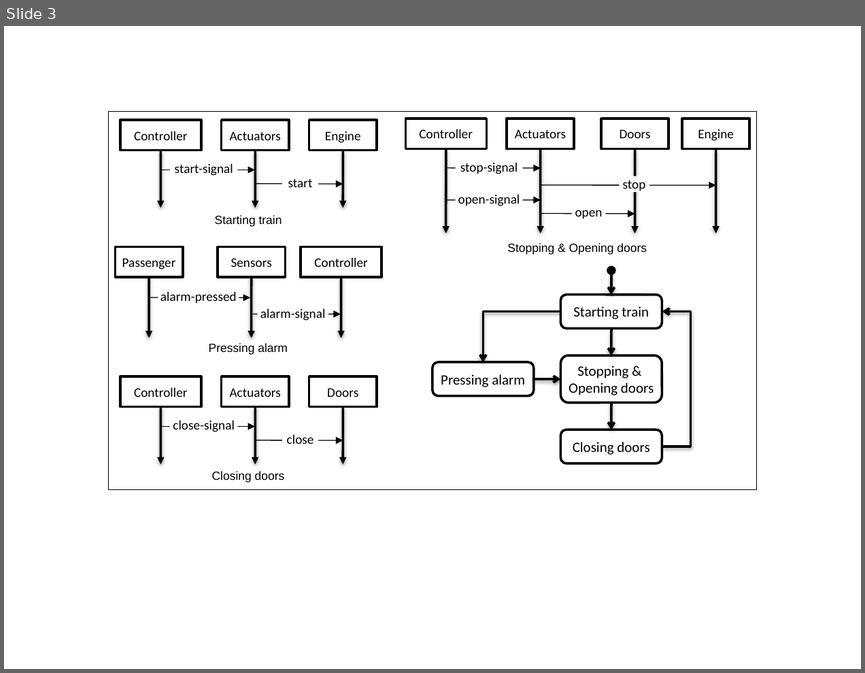
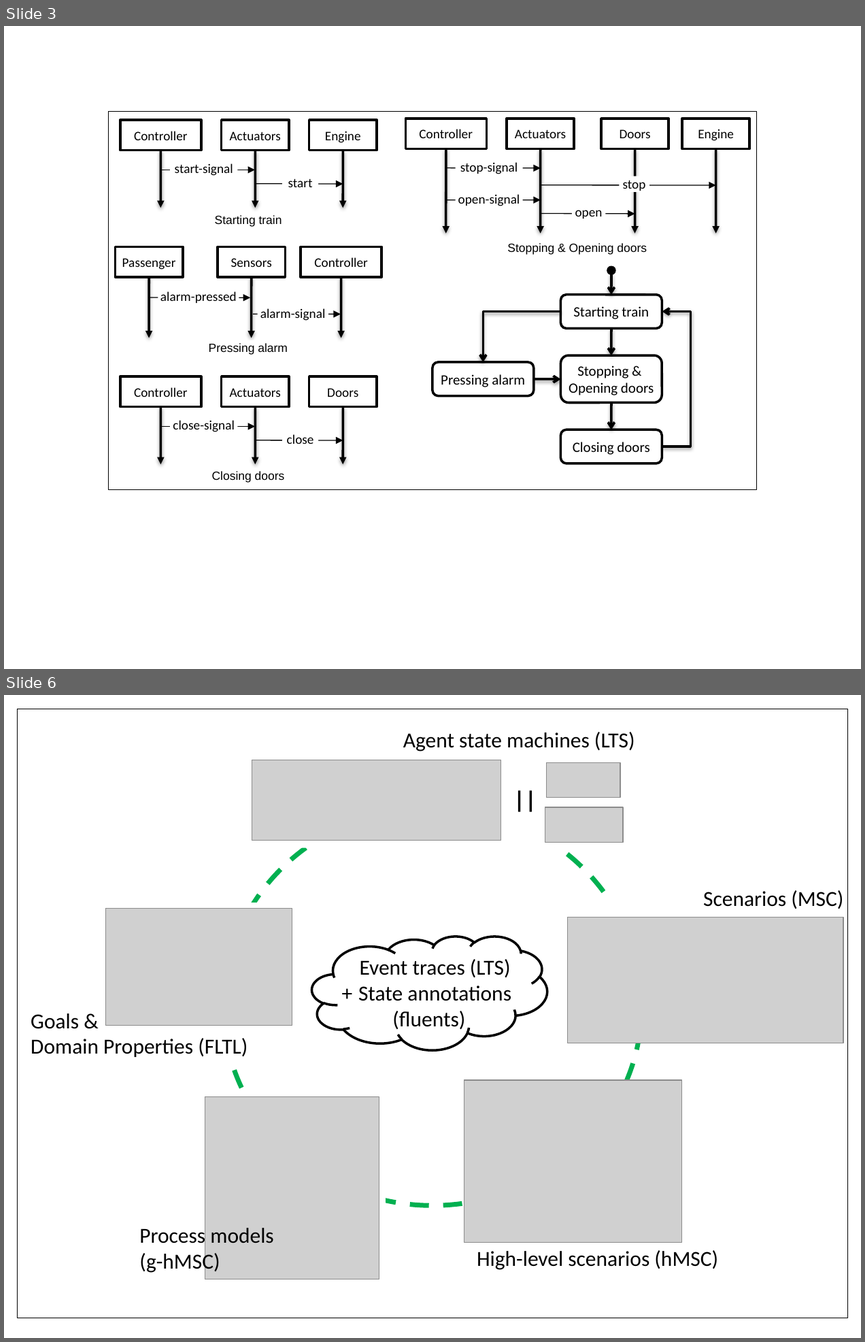
Before and after one commit to blambeau/phd, a slide deck: writing/images/train.pptx. Shown one above the other, each under a label of ours: slide 3 before the commit, slides 3 and 6 after it; the slides between them are not shown. The pictures are 865x673 and 865x1342 pixels, drawn with LibreOffice and Linux fonts; fonts in the diff are those of the drawing; grey boxes stand for pictures. Boxes give left, top, right and bottom in pixels: in the first picture for what was removed or moved away, otherwise in the second. Text is boxed around its words. In the diff, an @@ line names an element or a change of style, - is before the commit and + after.

```diff
--- a/writing/images/train.pptx
+++ b/writing/images/train.pptx
@@ slide 6 added at <box>4,695,861,1338</box>, background #FFFFFF @@
@@ group added at <box>18,709,848,1318</box>: 7 pictures, 7 texts, 5 rectangles, 1 ellipse, 1 cloud, 1 rounded rectangle @@
+High-level scenarios (hMSC)
+Scenarios (MSC)
+Goals &
+Domain Properties (FLTL)
+||
+Agent state machines (LTS)
+Process models
+(g-hMSC)
+Event traces (LTS)
++ State annotations
+(fluents)
```
Also in this commit, not shown: 2 slides changed, 1 other slide added, 1 slide removed, 9 other files.
